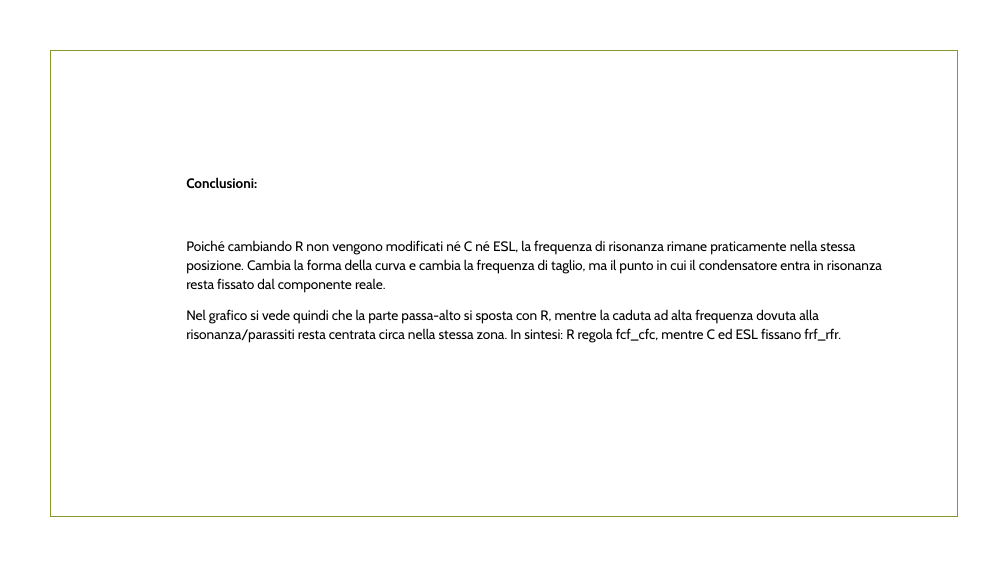
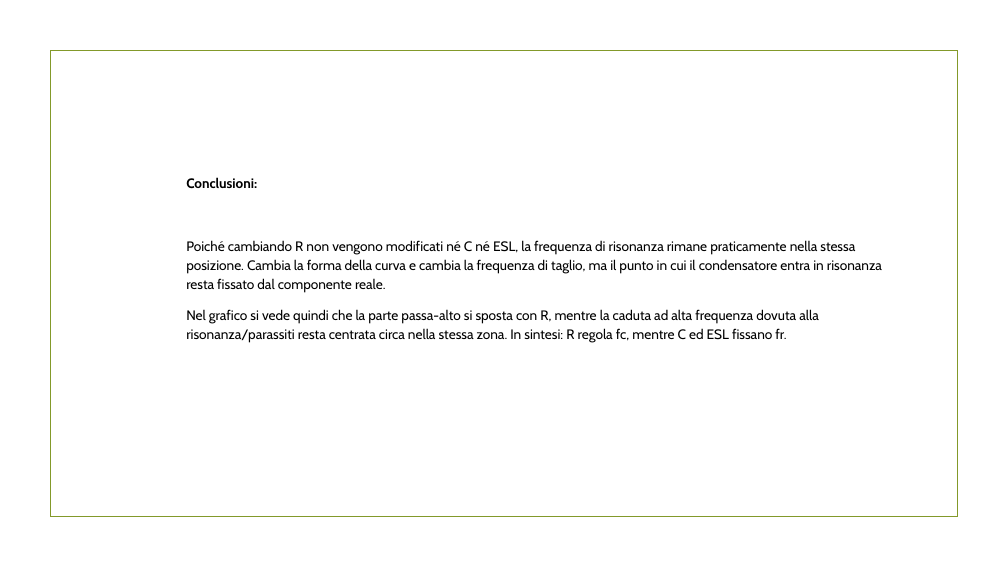
Before and after one commit to RiccardoSC2050/Progetto-sistemi-elettronici, a slide deck: slide 44 of presentazione/demoCompleta.pptx (slide 42 before the commit). Drawn at 1008x567 pixels with LibreOffice and Linux fonts; fonts in the diff are those of the drawing; background and template pictures are left out. Boxes give left, top, right and bottom in pixels: in the first picture for what was removed or moved away, otherwise in the second. Text is boxed around its words. In the diff, an @@ line names an element or a change of style, - is before the commit and + after.

```diff
--- a/presentazione/demoCompleta.pptx
+++ b/presentazione/demoCompleta.pptx
@@ text at (x1=186, y1=309, x2=819, y2=343): text changed @@
-Nel grafico si vede quindi che la parte passa-alto si sposta con R, mentre la caduta ad alta frequenza dovuta alla risonanza/parassiti resta centrata circa nella stessa zona. In sintesi: R regola fcf_cfc, mentre C ed ESL fissano frf_rfr.
+Nel grafico si vede quindi che la parte passa-alto si sposta con R, mentre la caduta ad alta frequenza dovuta alla risonanza/parassiti resta centrata circa nella stessa zona. In sintesi: R regola fc, mentre C ed ESL fissano fr.
```
Also in this commit, not shown: 18 other slides changed, 41 slides added, 2 slides removed.
